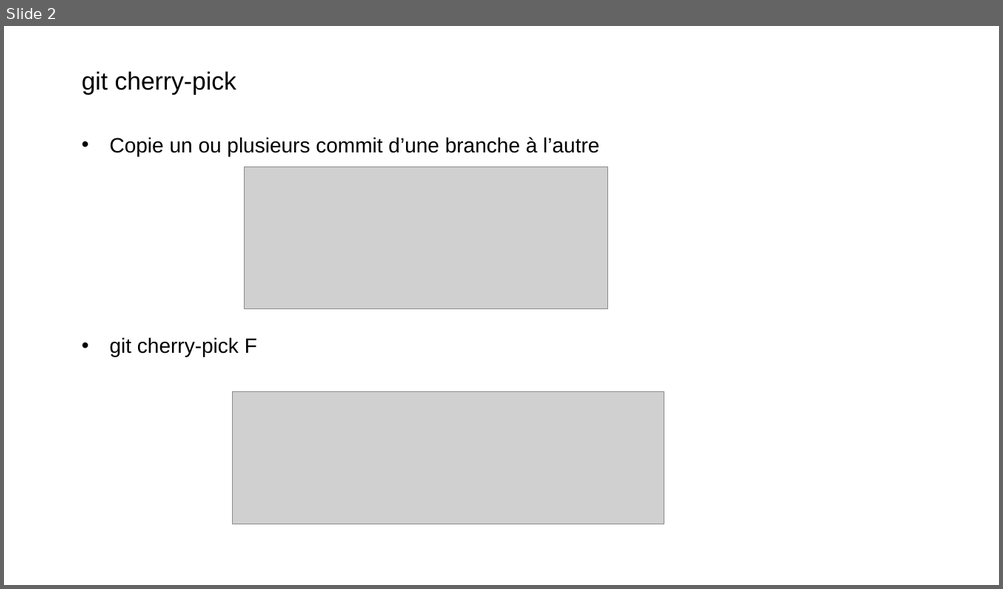
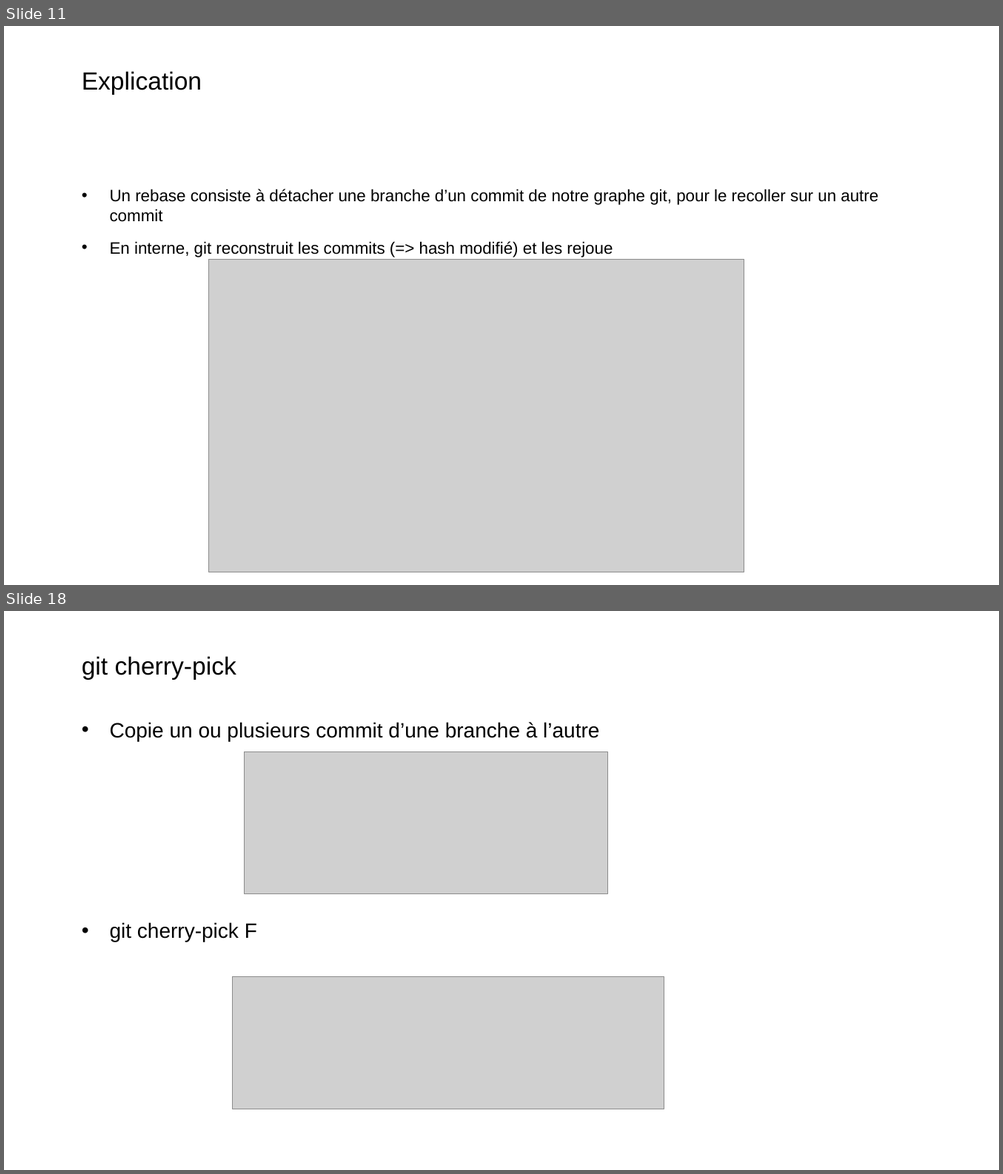
Before and after one commit to Xaviou1003/formation-git, a slide deck: Formation Git - avancée.pptx. Shown one above the other, each under a label of ours: slide 2 before the commit, slides 11 and 18 after it; the slides between them are not shown. The pictures are 1003x589 and 1003x1174 pixels, drawn with LibreOffice and Linux fonts; fonts in the diff are those of the drawing; grey boxes stand for pictures; background and template pictures are left out. Boxes give left, top, right and bottom in pixels: in the first picture for what was removed or moved away, otherwise in the second. Text is boxed around its words. In the diff, an @@ line names an element or a change of style, - is before the commit and + after.

```diff
--- a/Formation Git - avancée.pptx
+++ b/Formation Git - avancée.pptx
@@ slide 11 added at box(4, 26, 999, 585), background picture (left out) @@
@@ title added at box(82, 71, 202, 95), 24 pt, text #000000 @@
+Explication
@@ text added at box(110, 189, 878, 258), 16 pt, text #000000 @@
+• Un rebase consiste à détacher une branche d’un commit de notre graphe git, pour le recoller sur un autre commit
+• En interne, git reconstruit les commits (=> hash modifié) et les rejoue
@@ picture added at box(208, 260, 744, 573) @@
@@ what was slide 2 is now slide 18 @@
```
Also in this commit, not shown: 2 slides changed, 33 other slides added, 11 other files.
